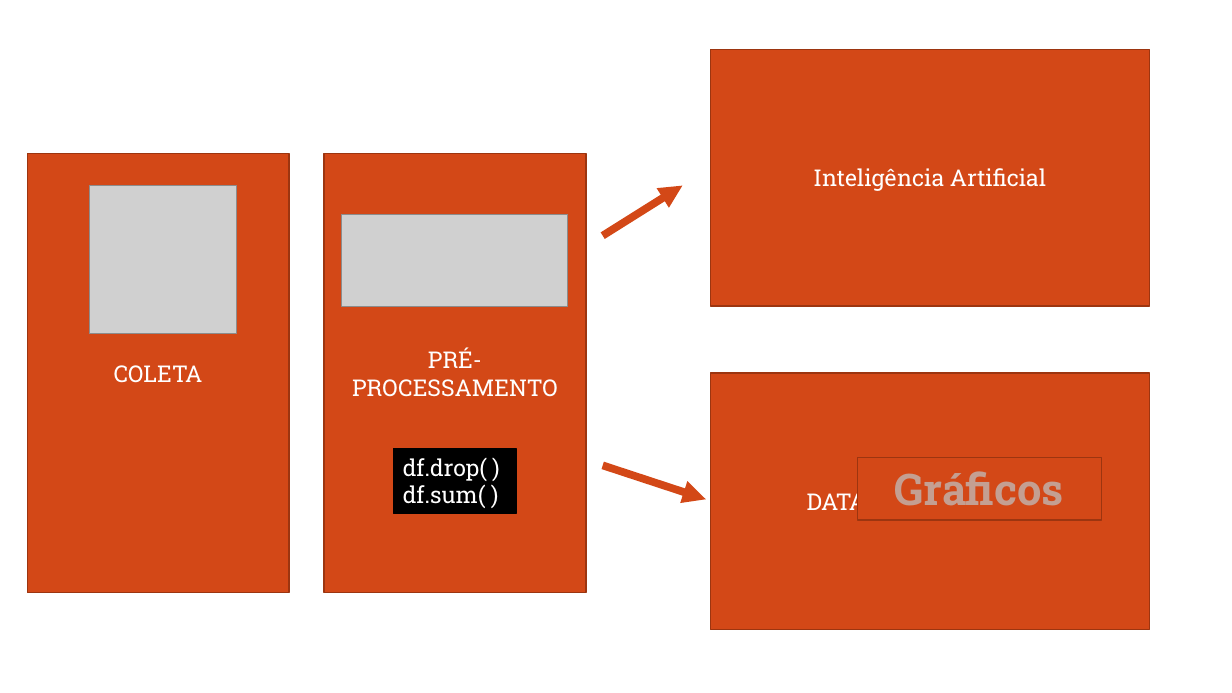
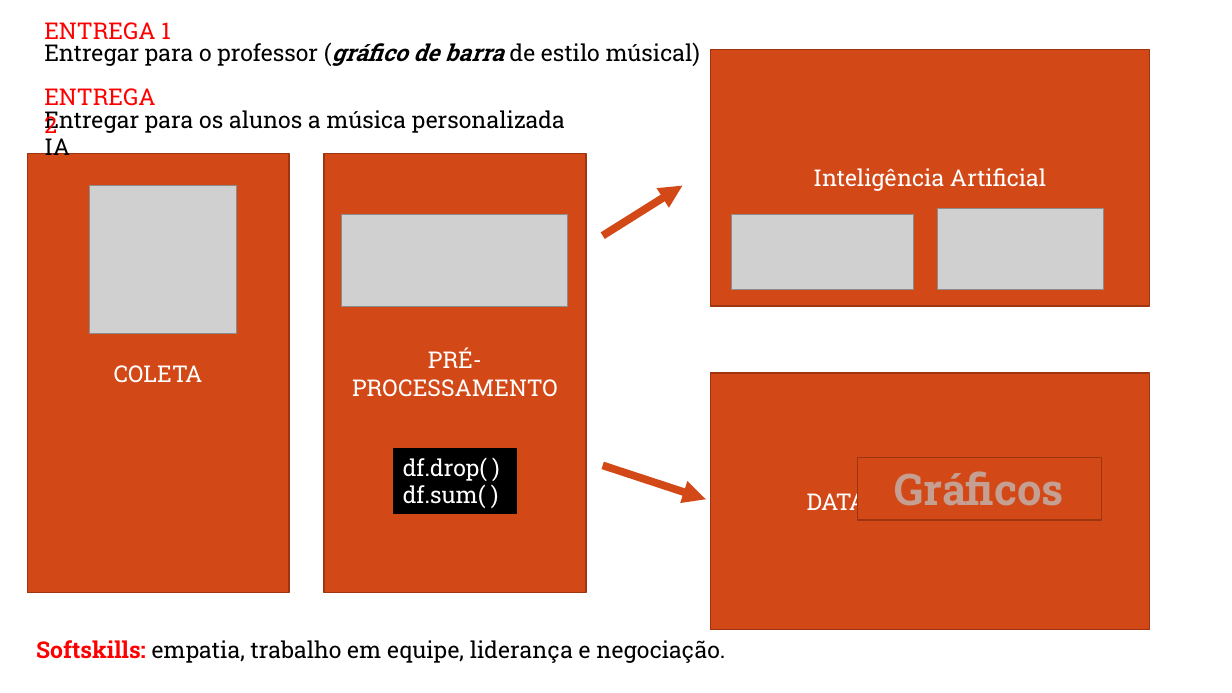
Before and after one commit to romulosilvestre/semanaeda, a slide deck: slide 38 of graficos_versao2.pptx. Drawn at 1232x693 pixels with LibreOffice and Linux fonts; fonts in the diff are those of the drawing; grey boxes stand for pictures; background and template pictures are left out. Boxes give left, top, right and bottom in pixels: in the first picture for what was removed or moved away, otherwise in the second. Text is boxed around its words. In the diff, an @@ line names an element or a change of style, - is before the commit and + after.

Commit message:
ok

```diff
--- a/graficos_versao2.pptx
+++ b/graficos_versao2.pptx
@@ text added at (x1=44, y1=22, x2=171, y2=40), 18 pt, text #FF0000 @@
+ENTREGA 1
@@ text added at (x1=44, y1=42, x2=700, y2=66), 18 pt, text #000000 @@
+Entregar para o professor (gráfico de barra de estilo músical)
@@ text added at (x1=44, y1=88, x2=155, y2=138), 18 pt, text #FF0000 @@
+ENTREGA 2
@@ text added at (x1=44, y1=110, x2=565, y2=161), 18 pt, text #000000 @@
+Entregar para os alunos a música personalizada IA
@@ picture added at (x1=938, y1=208, x2=1104, y2=289) @@
@@ picture added at (x1=732, y1=214, x2=914, y2=289) @@
@@ text added at (x1=36, y1=640, x2=725, y2=663), 18 pt, text #000000 @@
+Softskills: empatia, trabalho em equipe, liderança e negociação.
```
Also in this commit, not shown: 2 other slides changed, 4 slides added, 1 slide removed.
